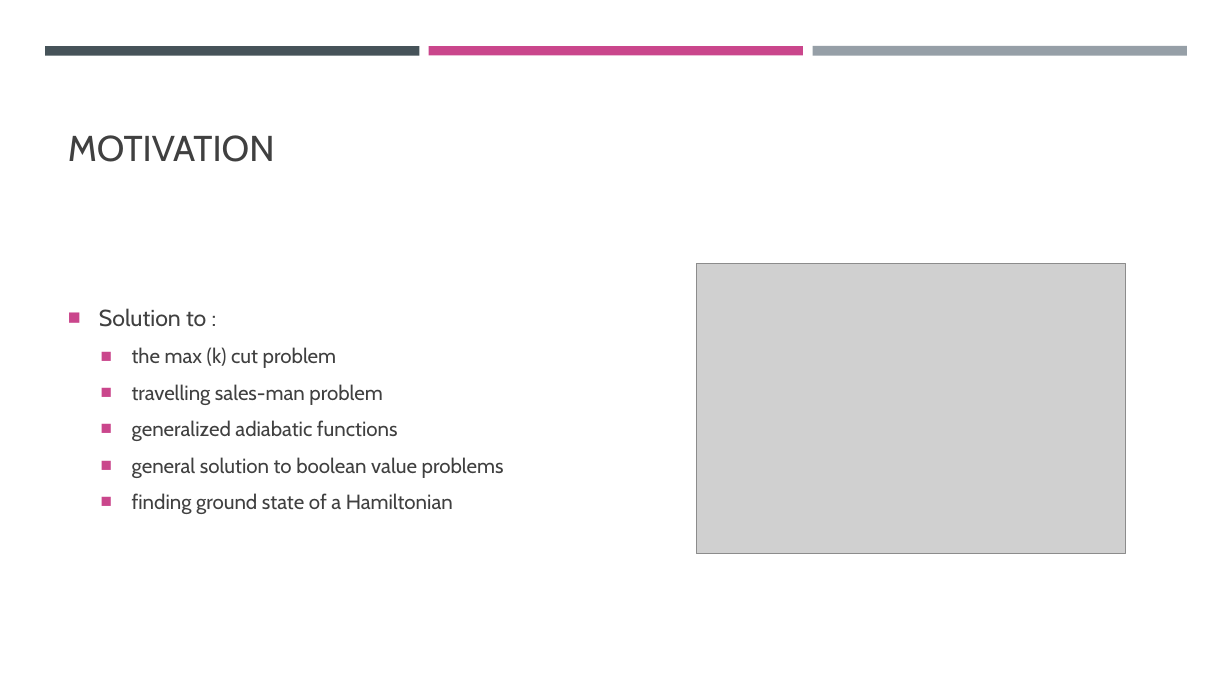
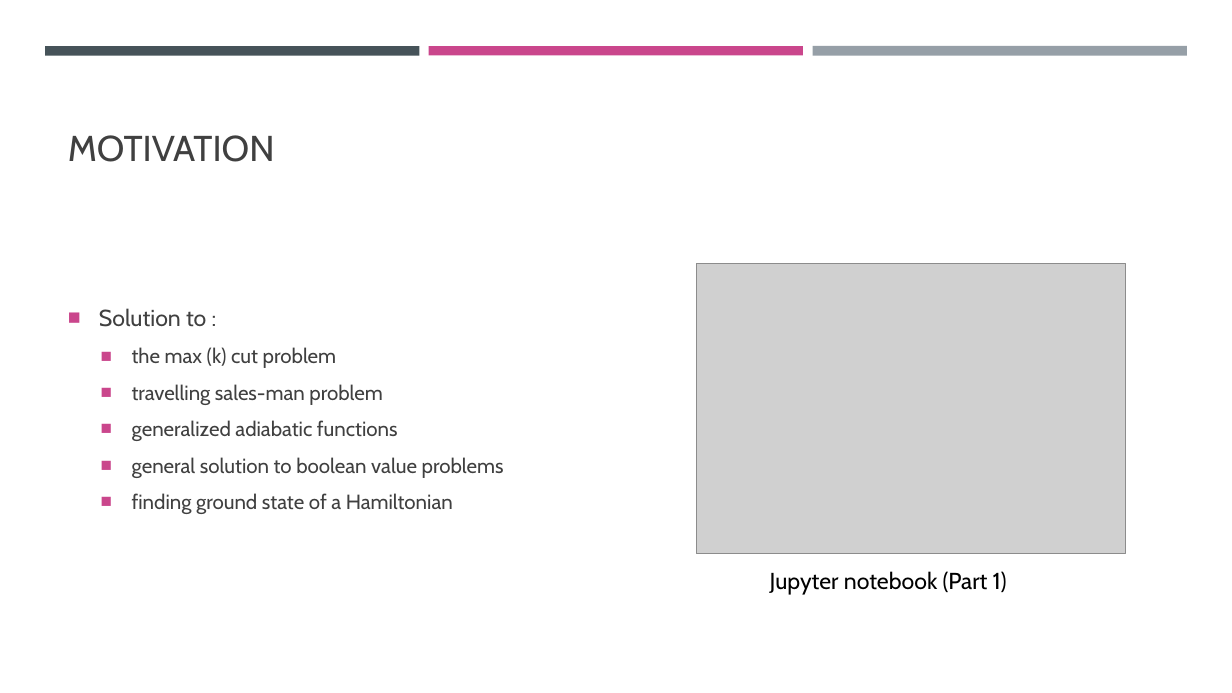
Before and after one commit to CodeJP97/QHT-2022-WoQ, a slide deck: slide 3 of Lecture.pptx. Drawn at 1232x693 pixels with LibreOffice and Linux fonts; fonts in the diff are those of the drawing; grey boxes stand for pictures. Boxes give left, top, right and bottom in pixels: in the first picture for what was removed or moved away, otherwise in the second. Text is boxed around its words. In the diff, an @@ line names an element or a change of style, - is before the commit and + after.

```diff
--- a/Lecture.pptx
+++ b/Lecture.pptx
@@ text added at (770, 571, 1007, 595), 18 pt, text #000000 @@
+Jupyter notebook (Part 1)
```
Also in this commit, not shown: 5 other slides changed.
